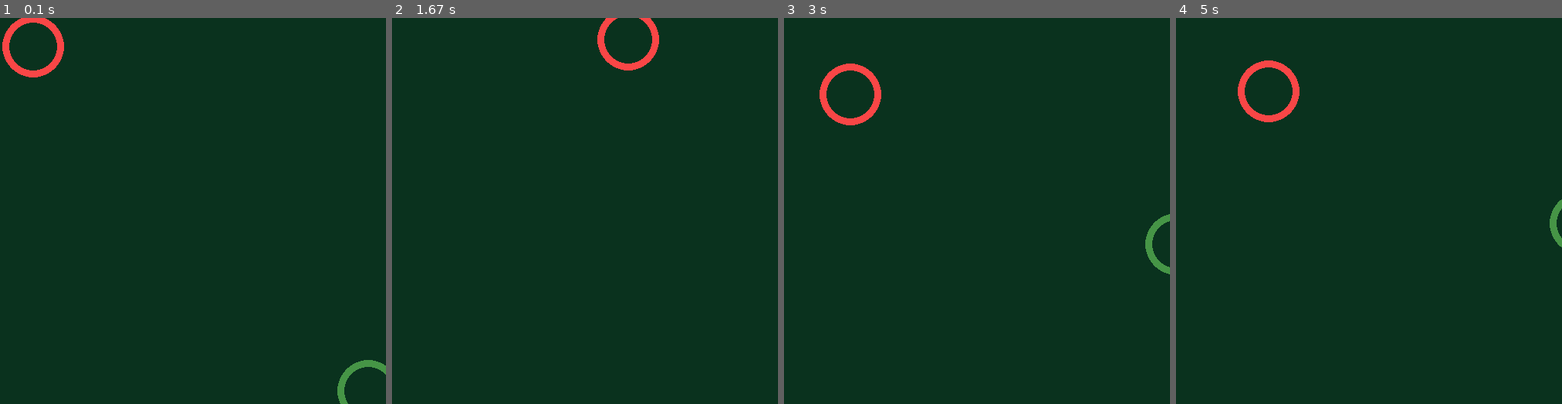
Above: before the commit, frames 1-4 (left to right).
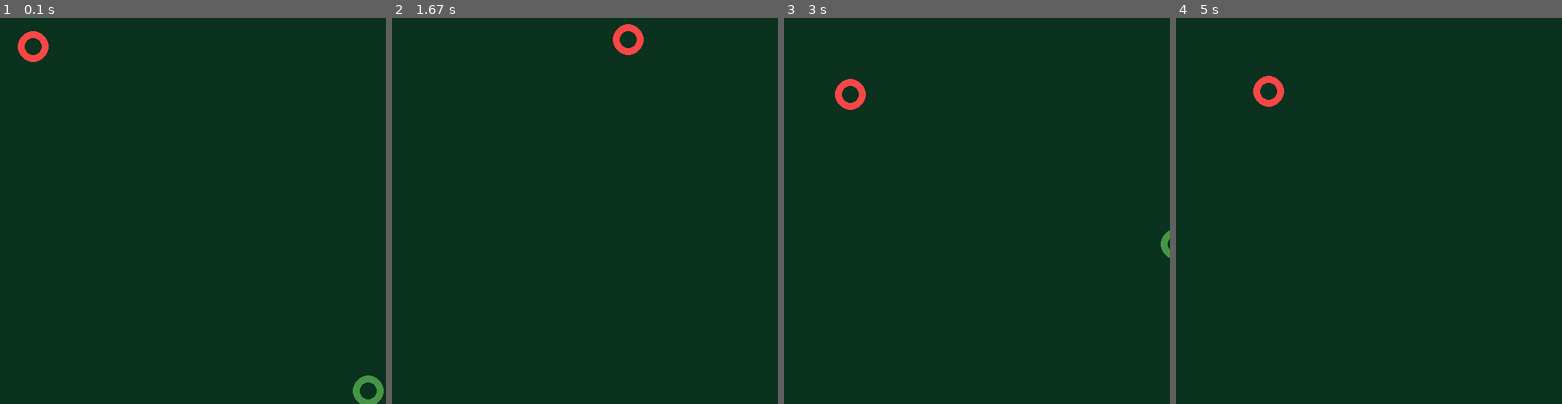
Above: after the commit, the same moments.

Repository: GrigorevEv/Hello-World
Game: pygame game, started from Algorithms and data structures (Python)/R. Pygame and balls/Ball.py
Same seed, same stepped clock (60 frames per second), same inputs: the game is played once before the commit and once after it.
Inputs:
- Up to frame 1 (0.1 s): no input
- Up to frame 2 (1.67 s): hold Right 0.33-0.8 s; hold Up 0.83-1.13 s; hold Right 1.17-1.63 s
- Up to frame 3 (3 s): hold Left 1.67-2.2 s; hold Down 2.23-2.53 s; hold Left 2.57-2.97 s
- Up to frame 4 (5 s): hold Up 3-3.37 s; hold Right 3.4-4.03 s; hold Down 4.07-4.43 s; hold Left 4.47-4.93 s; hold Right from 4.97 s (still down)

The runs differ from the first frame. In frame 1, 1.8% of the frame differs, in the area x 0-100%, y 0-100%; in frame 2, 1.0%; in frame 3, 1.6%; in frame 4, 1.3%.

Commit message:
Practice

Diff:
--- a/Algorithms and data structures (Python)/R. Pygame and balls/Ball.py
+++ b/Algorithms and data structures (Python)/R. Pygame and balls/Ball.py
@@ -80,15 +80,20 @@
     r = abs(vx1) * 5
     g = abs(vx2) * 5
 
+
+
     # Adding colision of balls
 
+
     radius = 20
+    dist = ((x1 - x2) ** 2 + (y1 - y2) ** 2) ** 0.5
+    if dist <= radius * 2:
+        quit()
+
 
 
     screen.fill((10, 50, 30))
-    pygame.draw.circle(screen, (r, 70, 70), (int(x1), int(y1)), radius*2, 9)
-    pygame.draw.circle(screen, (70, g, 70), (int(x2), int(y2)), radius*2, 9)
-    if x1 + radius == x2 + radius or x1 - radius == x2 + radius or x1 + radius == x2 - radius or x1 - radius == x2 - radius:
-        quit()
+    pygame.draw.circle(screen, (r, 70, 70), (int(x1), int(y1)), radius, 9)
+    pygame.draw.circle(screen, (70, g, 70), (int(x2), int(y2)), radius, 9)
     pygame.display.flip()  # refreshes the screen and displays everything
     pygame.event.pump()
